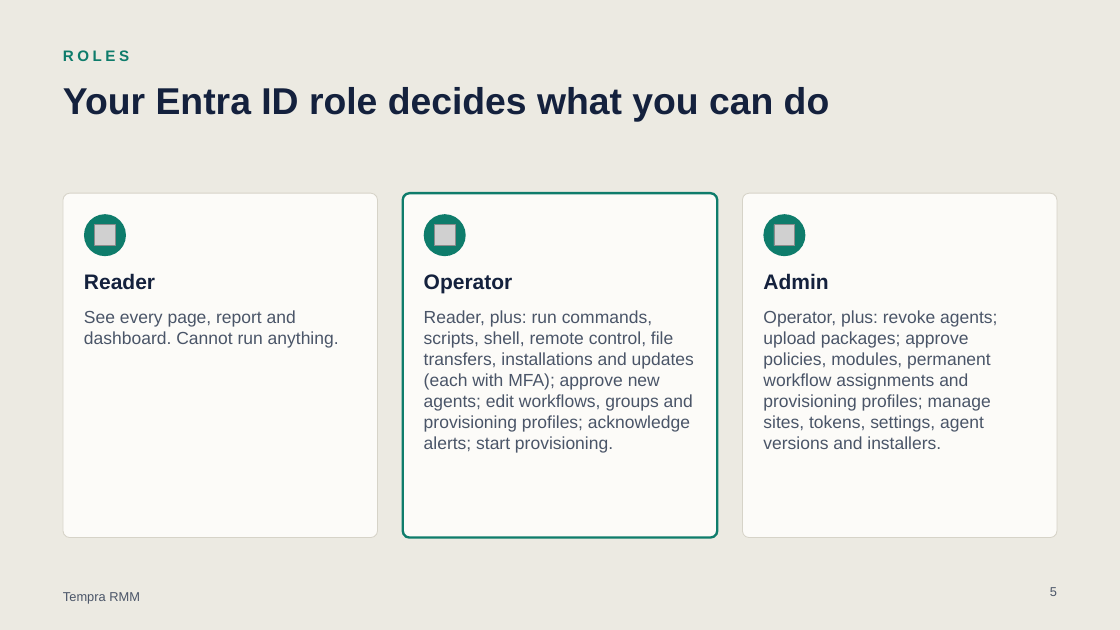
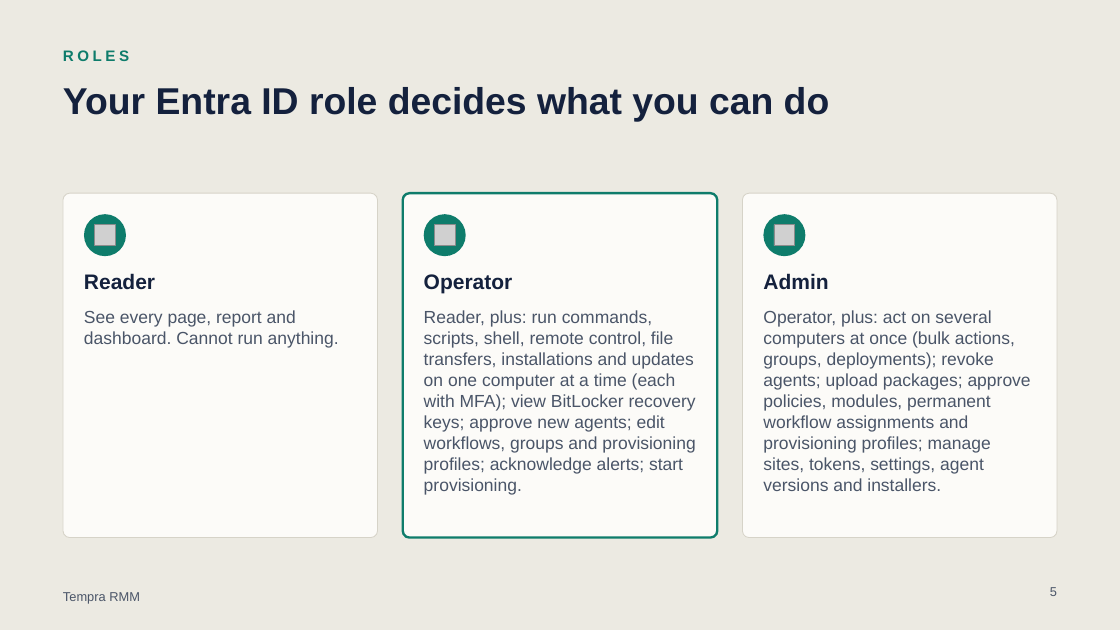
Before and after one commit to stefanozanarini/tempra-rmm, a slide deck: slide 5 of docs/Tempra-RMM-operator-manual-EN.pptx. Drawn at 1120x630 pixels with LibreOffice and Linux fonts; fonts in the diff are those of the drawing; grey boxes stand for pictures. Boxes give left, top, right and bottom in pixels: in the first picture for what was removed or moved away, otherwise in the second. Text is boxed around its words. In the diff, an @@ line names an element or a change of style, - is before the commit and + after.

Commit message:
Docs: manual and presentation updated for Microsoft 365, BitLocker key backup, Admin-only bulk actions and remote-control changes

```diff
--- a/docs/Tempra-RMM-operator-manual-EN.pptx
+++ b/docs/Tempra-RMM-operator-manual-EN.pptx
@@ text at bbox=[424, 310, 696, 495]: text changed @@
-Reader, plus: run commands, scripts, shell, remote control, file transfers, installations and updates (each with MFA); approve new agents; edit workflows, groups and provisioning profiles; acknowledge alerts; start provisioning.
+Reader, plus: run commands, scripts, shell, remote control, file transfers, installations and updates on one computer at a time (each with MFA); view BitLocker recovery keys; approve new agents; edit workflows, groups and provisioning profiles; acknowledge alerts; start provisioning.
@@ text at bbox=[763, 310, 1031, 491]: text changed @@
-Operator, plus: revoke agents; upload packages; approve policies, modules, permanent workflow assignments and provisioning profiles; manage sites, tokens, settings, agent versions and installers.
+Operator, plus: act on several computers at once (bulk actions, groups, deployments); revoke agents; upload packages; approve policies, modules, permanent workflow assignments and provisioning profiles; manage sites, tokens, settings, agent versions and installers.
```
Also in this commit, not shown: 12 other slides changed, 1 slide added, 19 other files.
